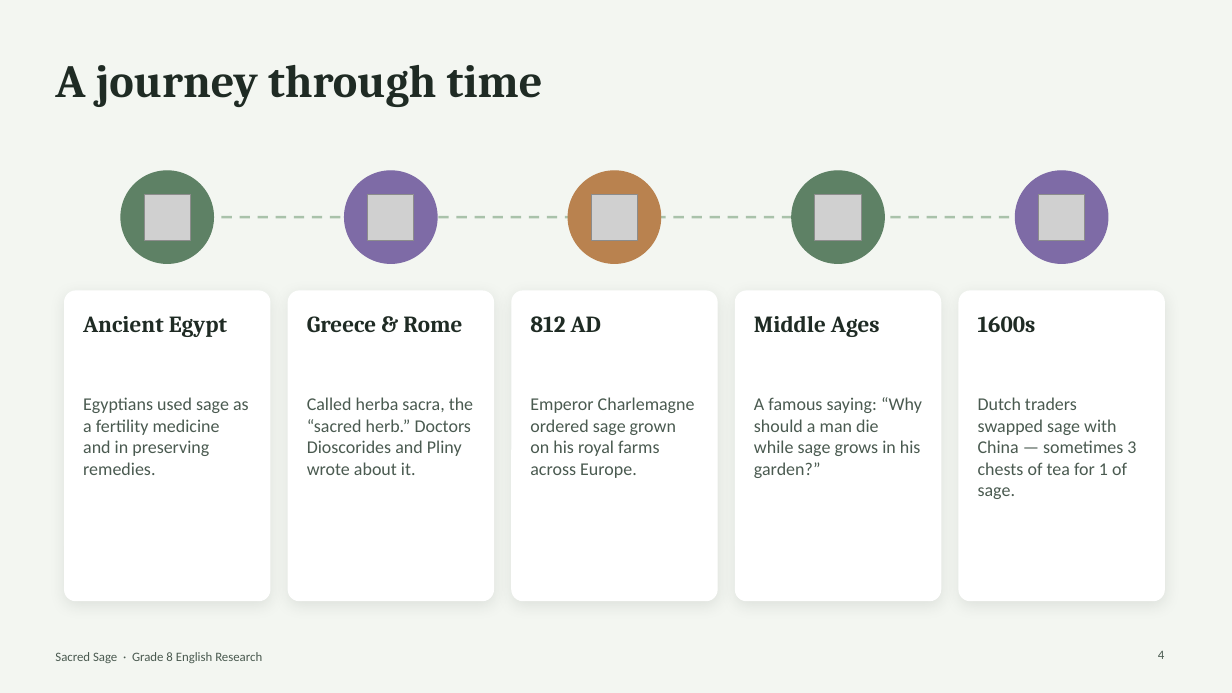
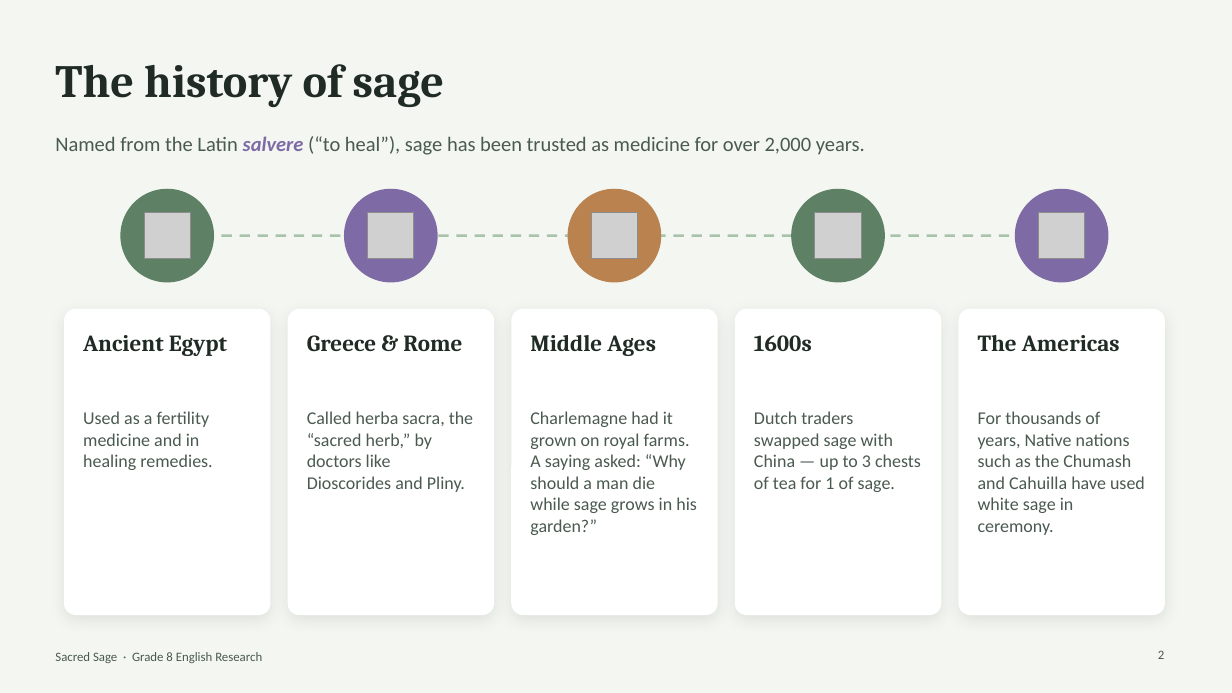
Before and after one commit to badri721Aa/HI, a slide deck: slide 2 of sage-presentation/Sage_Research_Abdullah_Masoud_Karim_Ahmed_Hachicho.pptx (slide 4 before the commit). Drawn at 1232x693 pixels with LibreOffice and Linux fonts; fonts in the diff are those of the drawing; grey boxes stand for pictures. Boxes give left, top, right and bottom in pixels: in the first picture for what was removed or moved away, otherwise in the second. Text is boxed around its words. In the diff, an @@ line names an element or a change of style, - is before the commit and + after.

```diff
--- a/sage-presentation/Sage_Research_Abdullah_Masoud_Karim_Ahmed_Hachicho.pptx
+++ b/sage-presentation/Sage_Research_Abdullah_Masoud_Karim_Ahmed_Hachicho.pptx
@@ title at (55, 64, 444, 107): text changed @@
-A journey through time
+The history of sage
@@ text added at (55, 136, 865, 155), 16 pt, text #4A5A50 @@
+Named from the Latin salvere (“to heal”), sage has been trusted as medicine for over 2,000 years.
@@ picture removed at (592, 194, 638, 240) @@
@@ 5 ellipses, 2 pictures, 2 texts, 1 line: place and size @@
-5 ellipses, 2 pictures, 2 texts, 1 line at (83, 171, 1108, 337)
+5 ellipses, 2 pictures, 2 texts, 1 line at (83, 189, 1108, 356)
@@ picture added at (1039, 213, 1085, 259) @@
@@ rounded rectangle: place and size @@
-rounded rectangle at (65, 291, 270, 601)
+rounded rectangle at (65, 310, 270, 615)
@@ rounded rectangle: place and size @@
-rounded rectangle at (288, 291, 494, 601)
+rounded rectangle at (288, 310, 494, 615)
@@ rounded rectangle: place and size @@
-rounded rectangle at (512, 291, 717, 601)
+rounded rectangle at (512, 310, 717, 615)
@@ text removed at (530, 316, 601, 332) @@
-812 AD
@@ rounded rectangle: place and size @@
-rounded rectangle at (736, 291, 941, 601)
+rounded rectangle at (736, 310, 941, 615)
@@ 2 pictures, 2 texts: place and size @@
-2 pictures, 2 texts at (754, 194, 1085, 337)
+2 pictures, 2 texts at (530, 213, 861, 356)
@@ rounded rectangle: place and size @@
-rounded rectangle at (959, 291, 1165, 601)
+rounded rectangle at (959, 310, 1165, 615)
@@ text added at (978, 335, 1120, 351), 18 pt, text #1F2B24, bold @@
+The Americas
@@ text at (83, 411, 212, 470): text changed @@
-Egyptians used sage as a fertility medicine and in preserving remedies.
+Used as a fertility medicine and in healing remedies.
@@ text at (307, 411, 473, 492): text changed @@
-Called herba sacra, the “sacred herb.” Doctors Dioscorides and Pliny wrote about it.
+Called herba sacra, the “sacred herb,” by doctors like Dioscorides and Pliny.
@@ text at (530, 411, 697, 535): text changed @@
-A famous saying: “Why should a man die while sage grows in his garden?”
+Charlemagne had it grown on royal farms. A saying asked: “Why should a man die while sage grows in his garden?”
@@ text removed at (530, 397, 695, 478) @@
-Emperor Charlemagne ordered sage grown on his royal farms across Europe.
@@ text at (754, 411, 921, 492): text changed @@
-Dutch traders swapped sage with China — sometimes 3 chests of tea for 1 of sage.
+Dutch traders swapped sage with China — up to 3 chests of tea for 1 of sage.
@@ text added at (978, 411, 1145, 535), 14 pt, text #4A5A50 @@
+For thousands of years, Native nations such as the Chumash and Cahuilla have used white sage in ceremony.
@@ page number at (1158, 650, 1164, 659): text changed @@
-4
+2
```
Also in this commit, not shown: 1 other slide changed, 1 slide added, 12 slides removed.
